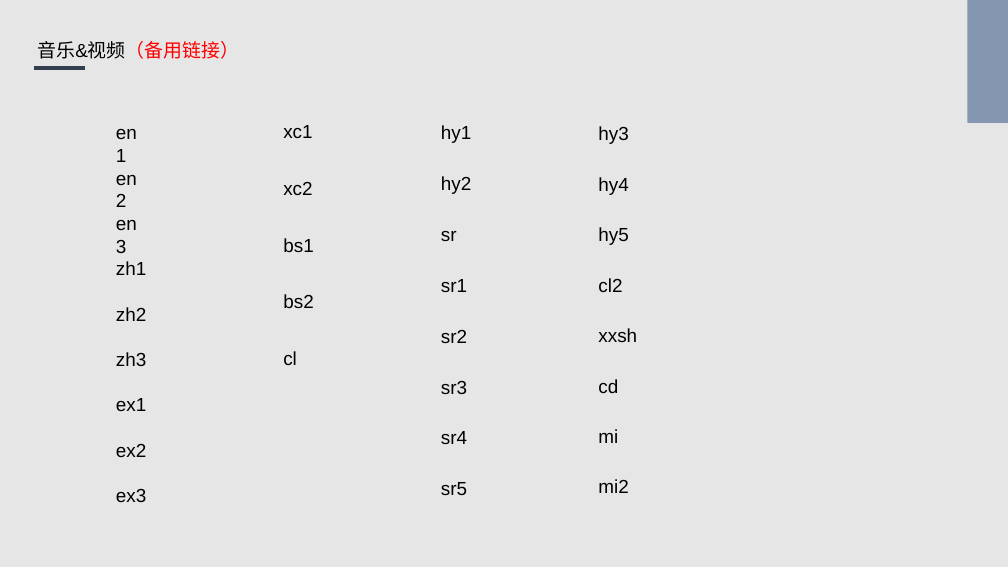
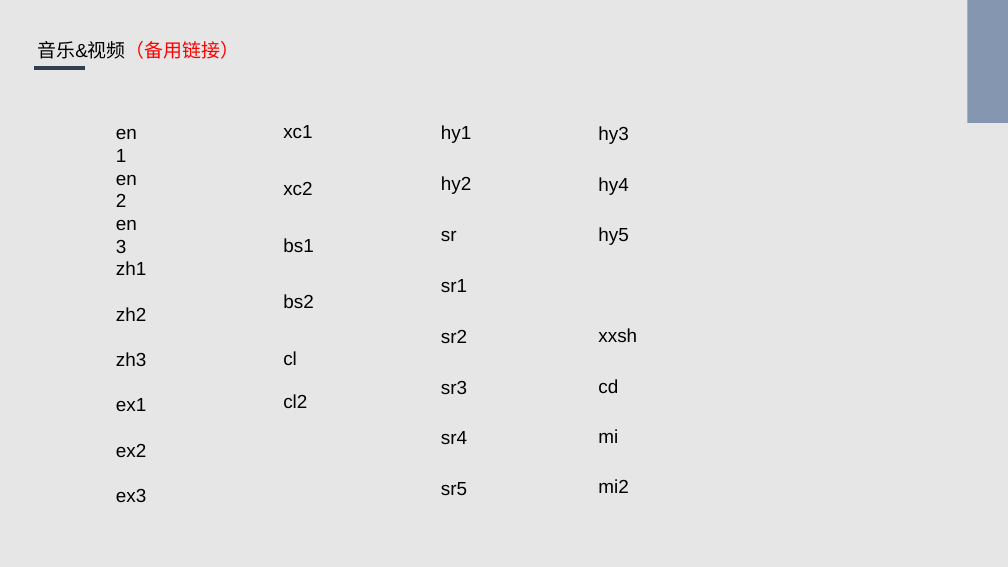
Before and after one commit to Bukehi/BukehiWeb, a slide deck: slide 9 of livefile/livepowerpoint.pptx. Drawn at 1008x567 pixels with LibreOffice and Linux fonts; fonts in the diff are those of the drawing. Boxes give left, top, right and bottom in pixels: in the first picture for what was removed or moved away, otherwise in the second. Text is boxed around its words. In the diff, an @@ line names an element or a change of style, - is before the commit and + after.

```diff
--- a/livefile/livepowerpoint.pptx
+++ b/livefile/livepowerpoint.pptx
@@ text "cl2": place and size @@
-text "cl2" at <box>598,278,622,292</box>
+text "cl2" at <box>283,394,307,408</box>
```
Also in this commit, not shown: 1 other slide changed, 3 other files.
